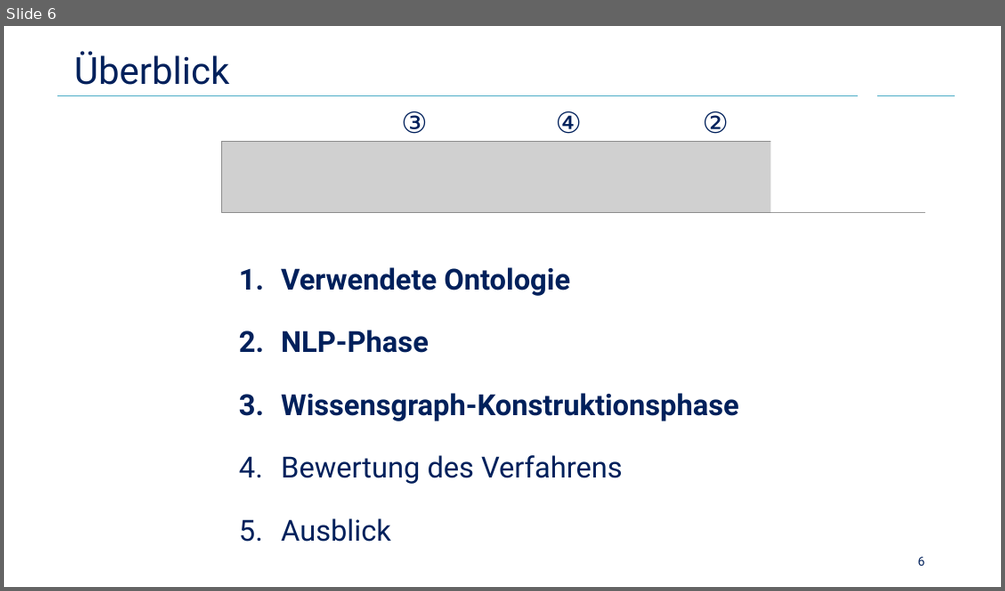
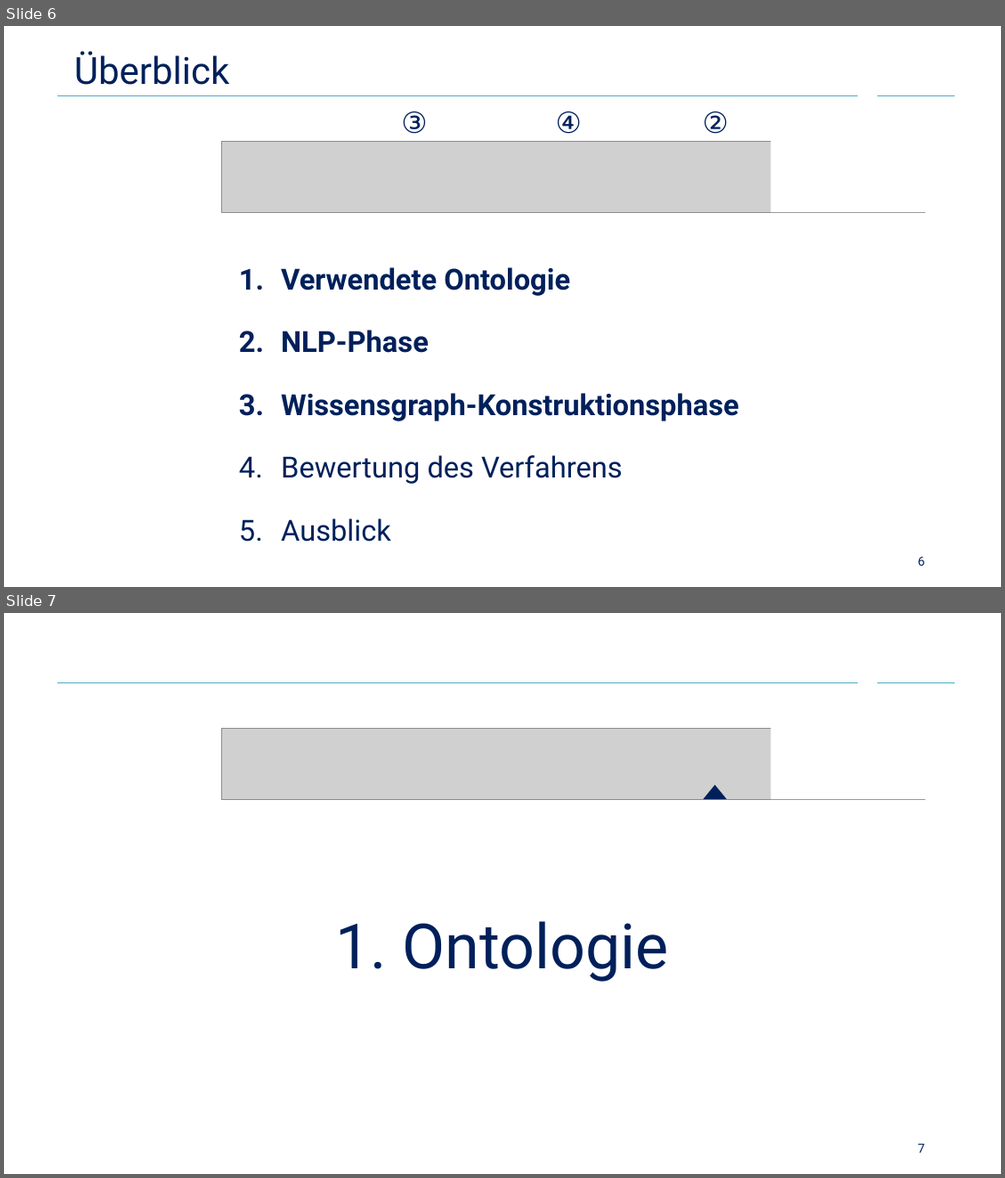
Before and after one commit to Cortys/bachelor-thesis, a slide deck: presentation/presentation.pptx. Shown one above the other, each under a label of ours: slide 6 before the commit, slides 6 and 7 after it. The pictures are 1005x591 and 1005x1178 pixels, drawn with LibreOffice and Linux fonts; fonts in the diff are those of the drawing; grey boxes stand for pictures; background and template pictures are left out. Boxes give left, top, right and bottom in pixels: in the first picture for what was removed or moved away, otherwise in the second. Text is boxed around its words. In the diff, an @@ line names an element or a change of style, - is before the commit and + after.

```diff
--- a/presentation/presentation.pptx
+++ b/presentation/presentation.pptx
@@ slide 7 added at [4,613,1001,1174], background #FFFFFF; not listed: 2 template elements that a slide beside it also shows @@
@@ rectangle added at [770,717,926,799], fill #FFFFFF @@
@@ picture added at [222,729,924,800] @@
@@ down arrow added at [704,785,727,799], fill #00205B @@
@@ title added at [335,921,668,981], 60 pt, text #00205B @@
+1. Ontologie
@@ page number added at [918,1143,925,1152], 12 pt, text #00205B @@
+7
```
Also in this commit, not shown: 14 other slides added, 18 other files.
